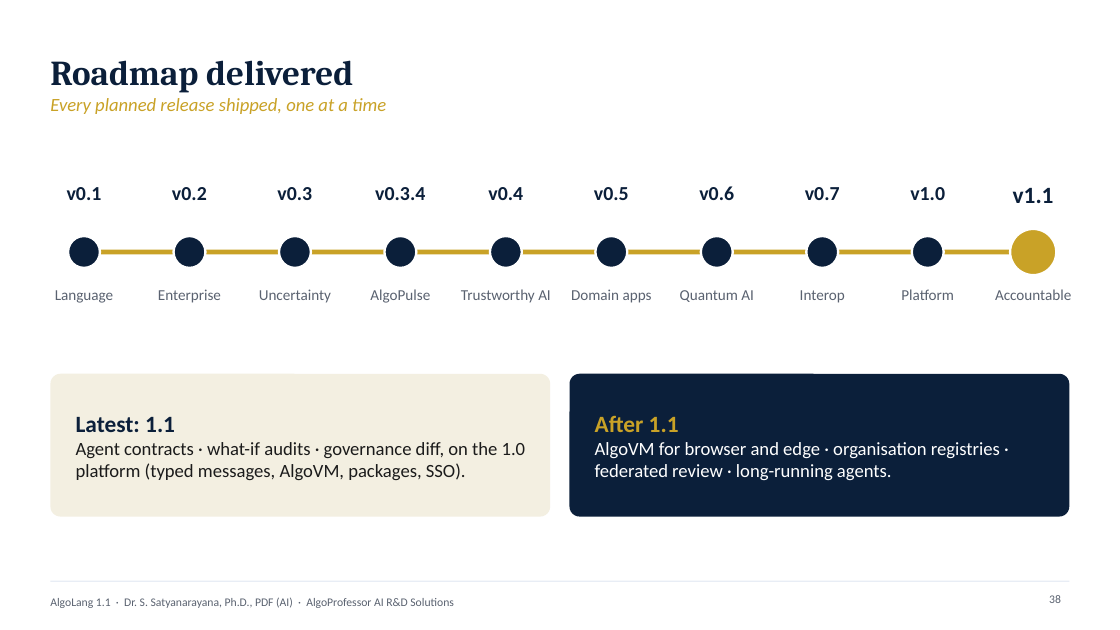
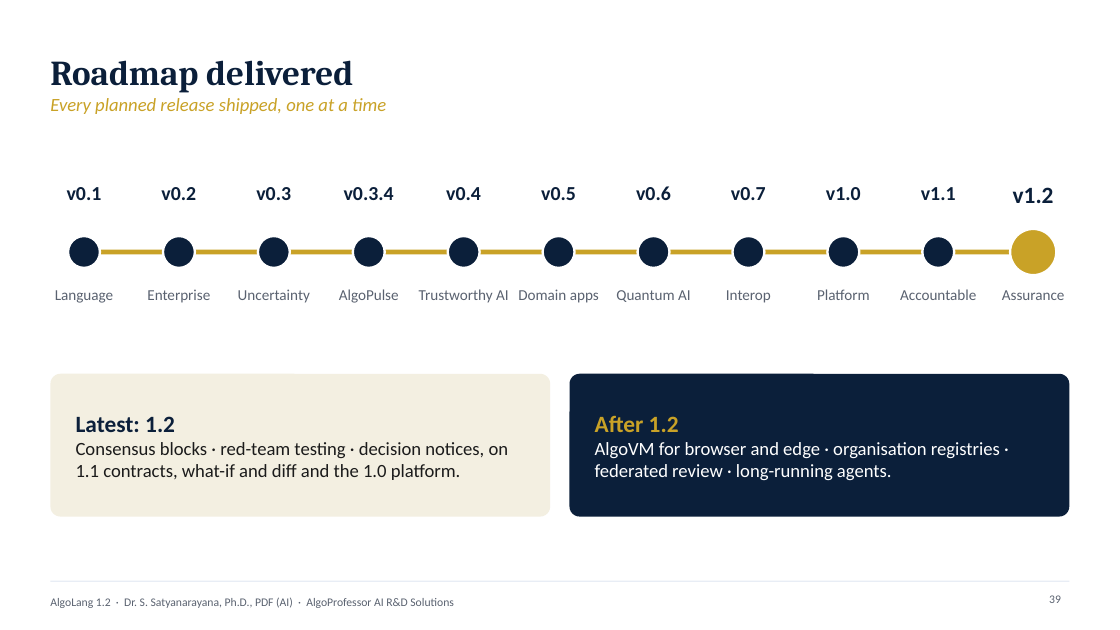
Before and after one commit to drssnaiml1-cell/algolang, a slide deck: slide 39 of docs/presentation/AlgoLang_Presentation.pptx (slide 38 before the commit). Drawn at 1120x630 pixels with LibreOffice and Linux fonts; fonts in the diff are those of the drawing. Boxes give left, top, right and bottom in pixels: in the first picture for what was removed or moved away, otherwise in the second. Text is boxed around its words. In the diff, an @@ line names an element or a change of style, - is before the commit and + after.

```diff
--- a/docs/presentation/AlgoLang_Presentation.pptx
+++ b/docs/presentation/AlgoLang_Presentation.pptx
@@ text "v0.5": place and size @@
-text "v0.5" at [594, 187, 629, 200]
+text "v0.5" at [541, 187, 576, 200]
@@ text "v0.6": place and size @@
-text "v0.6" at [699, 186, 734, 200]
+text "v0.6" at [636, 186, 671, 200]
@@ text "v0.7": place and size @@
-text "v0.7" at [805, 187, 840, 200]
+text "v0.7" at [731, 187, 766, 200]
@@ text "v1.0": place and size @@
-text "v1.0" at [910, 187, 945, 200]
+text "v1.0" at [826, 187, 861, 200]
@@ text "v1.1": place and size @@
-text "v1.1" at [1013, 188, 1054, 203]
+text "v1.1" at [921, 187, 956, 200]
@@ text "v1.1" at [921, 187, 956, 200]: size 20 to 17 pt @@
@@ text added at [1013, 187, 1054, 203], 20 pt, text #0B1F3A, bold @@
+v1.2
@@ 2 texts, 1 ellipse: place and size @@
-2 texts, 1 ellipse at [158, 187, 221, 303]
+2 texts, 1 ellipse at [147, 187, 210, 303]
@@ 2 texts, 1 ellipse: place and size @@
-2 texts, 1 ellipse at [259, 187, 331, 303]
+2 texts, 1 ellipse at [238, 187, 310, 303]
@@ 2 texts, 1 ellipse: place and size @@
-2 texts, 1 ellipse at [370, 187, 430, 303]
+2 texts, 1 ellipse at [339, 187, 399, 303]
@@ 2 texts, 1 ellipse: place and size @@
-2 texts, 1 ellipse at [461, 187, 551, 303]
+2 texts, 1 ellipse at [419, 187, 509, 303]
@@ ellipse added at [543, 236, 575, 268], fill #0B1F3A, outline #FFFFFF 2 pt @@
@@ ellipse: place and size @@
-ellipse at [596, 236, 628, 268]
+ellipse at [638, 236, 670, 268]
@@ ellipse: place and size @@
-ellipse at [701, 236, 733, 268]
+ellipse at [733, 236, 765, 268]
@@ ellipse: place and size @@
-ellipse at [807, 236, 839, 268]
+ellipse at [828, 236, 860, 268]
@@ ellipse: place and size @@
-ellipse at [912, 236, 944, 268]
+ellipse at [923, 236, 954, 268]
@@ text "Domain apps": place and size @@
-text "Domain apps" at [571, 289, 652, 303]
+text "Domain apps" at [518, 289, 599, 303]
@@ text "Quantum AI": place and size @@
-text "Quantum AI" at [680, 290, 754, 302]
+text "Quantum AI" at [616, 290, 691, 302]
@@ text "Interop": place and size @@
-text "Interop" at [800, 290, 845, 303]
+text "Interop" at [726, 290, 771, 303]
@@ text "Platform": place and size @@
-text "Platform" at [901, 289, 954, 300]
+text "Platform" at [817, 289, 870, 300]
@@ text "Accountable": place and size @@
-text "Accountable" at [995, 289, 1071, 300]
+text "Accountable" at [900, 289, 976, 300]
@@ text added at [1002, 290, 1065, 300], 13 pt, text #5A6270 @@
+Assurance
@@ text at [76, 416, 509, 480]: text changed @@
-Latest: 1.1
-Agent contracts · what-if audits · governance diff, on the 1.0 platform (typed messages, AlgoVM, packages, SSO).
+Latest: 1.2
+Consensus blocks · red-team testing · decision notices, on 1.1 contracts, what-if and diff and the 1.0 platform.
@@ text at [595, 416, 679, 432]: text changed @@
-After 1.1
+After 1.2
```
Also in this commit, not shown: 34 other slides changed, 1 slide added, 35 other files.
